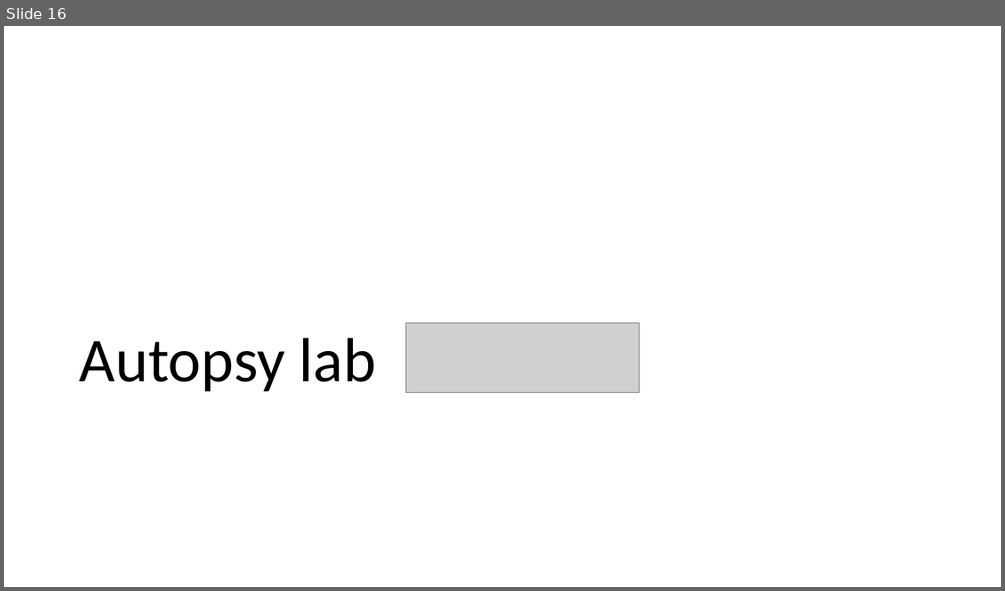
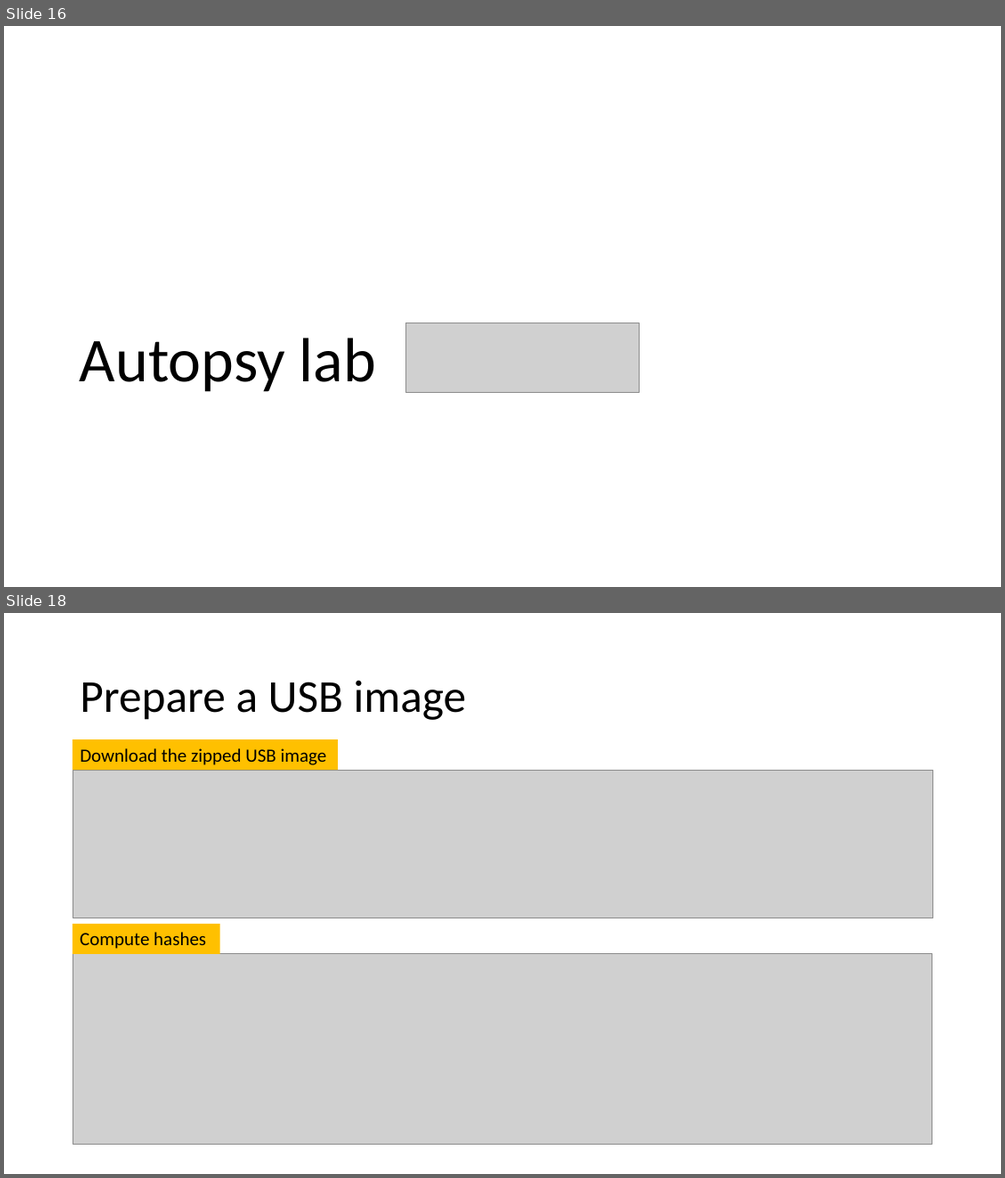
Before and after one commit to frankwxu/digital-forensics-lab, a slide deck: Basic_Computer_Skills_for_Forensics/5_Introduction_to_digital_forensics.pptx. Shown one above the other, each under a label of ours: slide 16 before the commit, slides 16 and 18 after it; the slides between them are not shown. The pictures are 1005x591 and 1005x1178 pixels, drawn with LibreOffice and Linux fonts; fonts in the diff are those of the drawing; grey boxes stand for pictures; background and template pictures are left out. Boxes give left, top, right and bottom in pixels: in the first picture for what was removed or moved away, otherwise in the second. Text is boxed around its words. In the diff, an @@ line names an element or a change of style, - is before the commit and + after.

```diff
--- a/Basic_Computer_Skills_for_Forensics/5_Introduction_to_digital_forensics.pptx
+++ b/Basic_Computer_Skills_for_Forensics/5_Introduction_to_digital_forensics.pptx
@@ slide 18 added at (x1=4, y1=613, x2=1001, y2=1174), background #FFFFFF @@
@@ title added at (x1=80, y1=680, x2=467, y2=720), 44 pt, text #000000 @@
+Prepare a USB image
@@ rectangle added at (x1=73, y1=739, x2=339, y2=770), fill #FFC000, 18 pt, text #000000 @@
+Download the zipped USB image
@@ picture added at (x1=73, y1=770, x2=933, y2=918) @@
@@ rectangle added at (x1=73, y1=924, x2=220, y2=953), fill #FFC000, 18 pt, text #000000 @@
+Compute hashes
@@ picture added at (x1=73, y1=954, x2=933, y2=1144) @@
```
Also in this commit, not shown: 1 slide changed.
